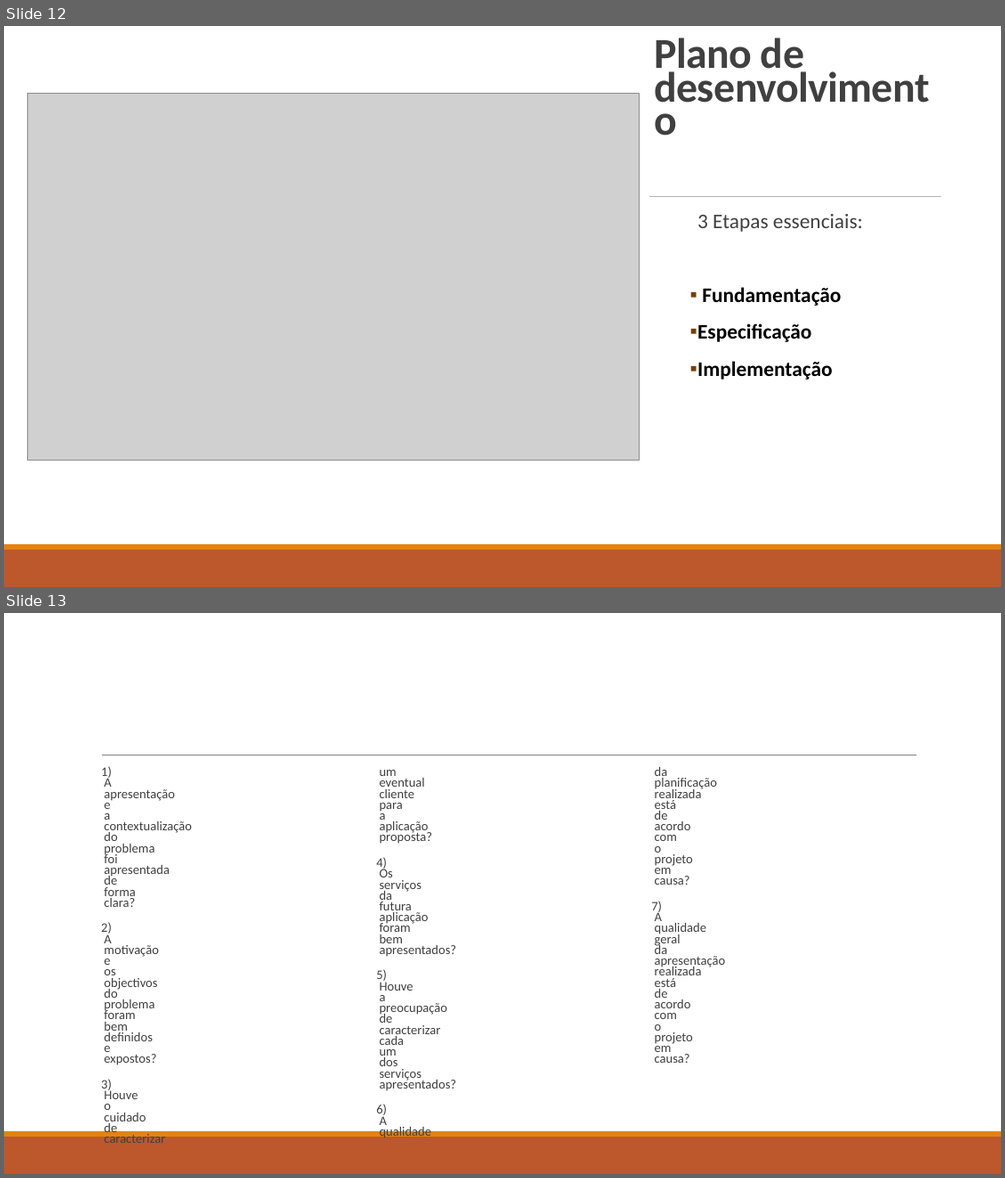
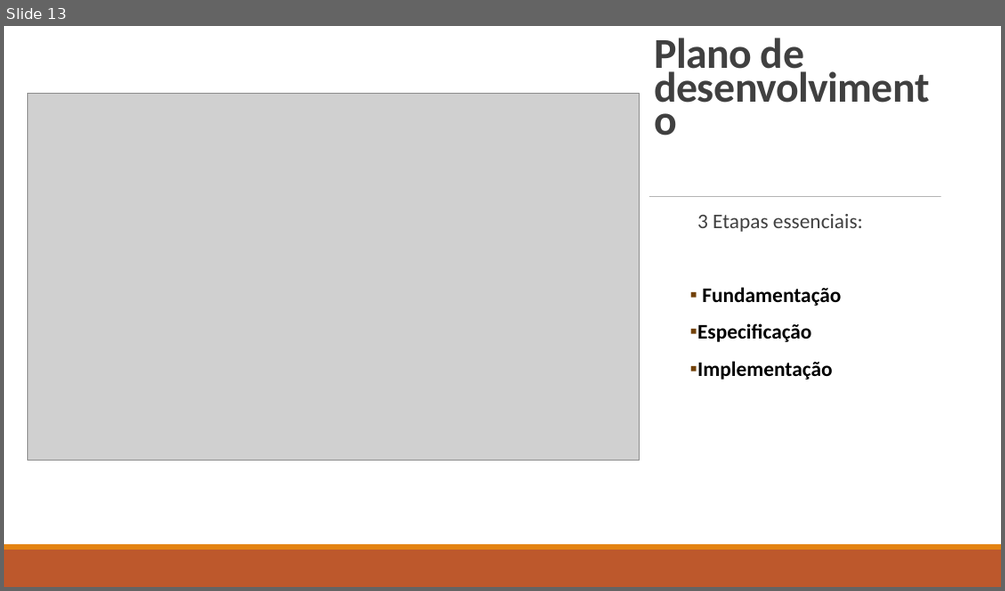
Before and after one commit to natawild/LI4-16-17, a slide deck: Etapa1/Apresentação1fase.pptx. Shown one above the other, each under a label of ours: slides 12 and 13 before the commit, slide 13 after it. The pictures are 1005x1178 and 1005x591 pixels, drawn with LibreOffice and Linux fonts; fonts in the diff are those of the drawing; grey boxes stand for pictures. Boxes give left, top, right and bottom in pixels: in the first picture for what was removed or moved away, otherwise in the second. Text is boxed around its words. In the diff, an @@ line names an element or a change of style, - is before the commit and + after.

```diff
--- a/Etapa1/Apresentação1fase.pptx
+++ b/Etapa1/Apresentação1fase.pptx
@@ slide 13 removed at bbox=[4, 613, 1001, 1174], background #FFFFFF @@
@@ text removed at bbox=[101, 766, 726, 1143] @@
-  1)
-  A
-  apresentação
-  e
-  a
-  contextualização
-  do
-  problema
-  foi
-  apresentada
-  de
-  forma
-  clara?
-  2)
-  A
-  motivação
-  e
-  os
-  objectivos
-  do
-  problema
-  foram
-  bem
-  definidos
-  e
-  expostos?
-  3)
-  Houve
-  o
-  cuidado
-  de
-  caracterizar
-  um
-  eventual
-  cliente
-  para
-  a
-  aplicação
-  proposta?
-  4)
-  Os
-  serviços
-  da
-  futura
-  aplicação
-  foram
-  bem
-  apresentados?
-  5)
-  Houve
-  a
-  preocupação
-  de
-  caracterizar
-  cada
-  um
-  dos
-  serviços
-  apresentados?
-  6)
-  A
-  qualidade
-  da
-  planificação
-  realizada
-  está
-  de
-  acordo
-  com
-  o
-  projeto
-  em
-  causa?
-  7)
-  A
-  qualidade
-  geral
-  da
-  apresentação
-  realizada
-  está
-  de
-  acordo
-  com
-  o
-  projeto
-  em
-  causa?
@@ line removed from (102, 755) to (917, 755) @@
@@ rectangle removed at bbox=[4, 1136, 1001, 1174] @@
@@ rectangle removed at bbox=[4, 1131, 1001, 1136] @@
@@ what was slide 12 is now slide 13 @@
```
Also in this commit, not shown: 11 slides changed, 1 slide added, 1 other file.
